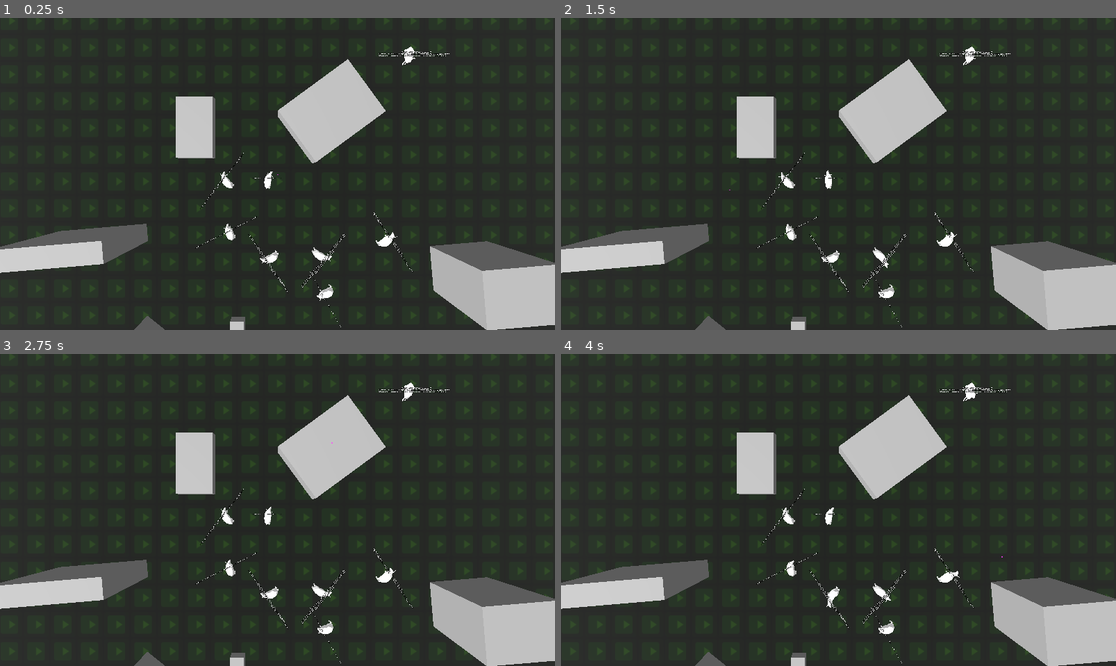
Above: before the commit, frames 1-4 (two rows, left to right).
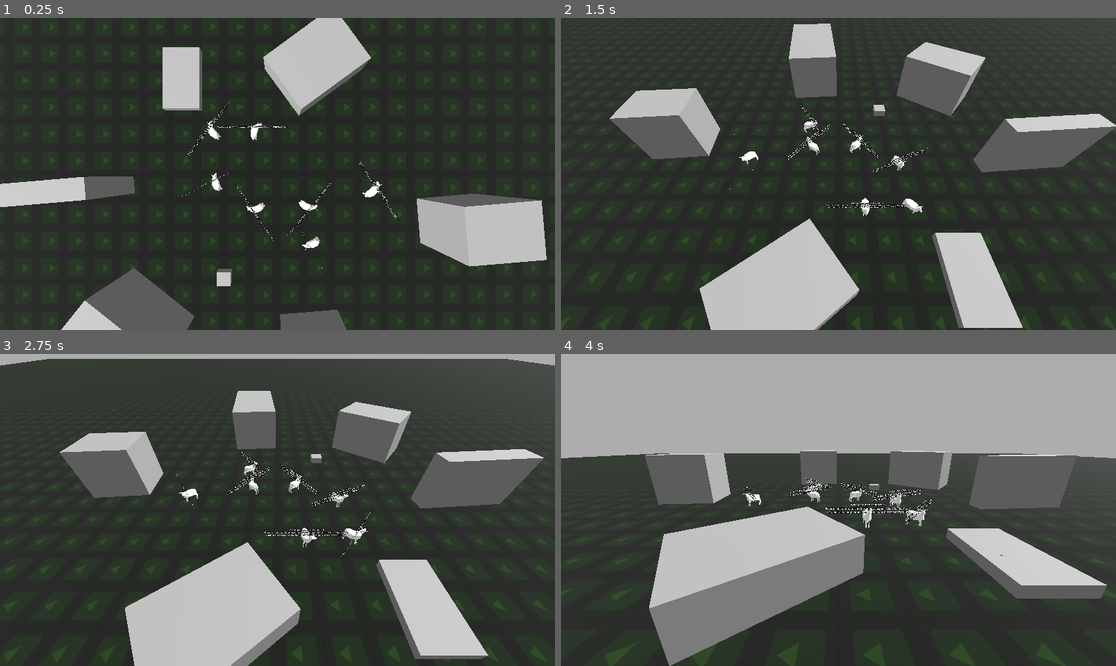
Above: after the commit, the same moments.

Repository: StudioZonnevang/Herda
Game: Godot game, scene res://Environments/debug_scene.tscn
Two runs of this game, one before a commit and one after it. Both use one fixed random seed, a clock stepped at 60 frames per second and the inputs below. This scene is started directly instead of the project's main scene. The engine's default icon, where the game draws it, is replaced by a stand-in: a white triangle on a blue panel in a dark square.
Inputs (mouse positions are in pixels of both pictures, inside the frame that each line leads up to):
- Up to frame 1 (0.25 s): no input
- Up to frame 2 (1.5 s): move the mouse to (960, 158) at 0.52 s; hold W (walk forward) 0.53-1.28 s; click (960, 158) at 0.6 s; move the mouse to (727, 189) at 1.27 s; hold S (walk backwards) from 1.28 s (still down); click (727, 189) at 1.35 s
- Up to frame 3 (2.75 s): move the mouse to (333, 441) at 2.02 s; release S (walk backwards) at 2.03 s; hold W (walk forward) from 2.03 s (still down); click (333, 441) at 2.1 s
- Up to frame 4 (4 s): move the mouse to (810, 572) at 2.77 s; click (810, 572) at 2.85 s; move the mouse to (1005, 556) at 3.52 s; release W (walk forward) at 3.53 s; hold S (walk backwards) from 3.53 s (still down); click (1005, 556) at 3.6 s

The runs differ from the first frame. In frame 1, 31% of the frame differs, in the area x 0-100%, y 0-100%; in frame 2, 35%; in frame 3, 40%; in frame 4, 64%.

Commit message:
debug camera draaien

Diff:
--- a/herda-godot/Code/Scripts/rays_schieten.gd
+++ b/herda-godot/Code/Scripts/rays_schieten.gd
@@ -5,11 +5,15 @@
 
 # Called when the node enters the scene tree for the first time.
 func _ready() -> void:
-	pass # Replace with function body.
-
+		look_at(Vector3.ZERO)
 
 # Called every frame. 'delta' is the elapsed time since the previous frame.
 func _process(_delta: float) -> void:
+	var motion = Input.get_axis("walk backwards", "walk forward")
+	if motion != 0:
+		position = position.rotated(Vector3.BACK, motion*0.02)
+		look_at(Vector3.ZERO)
+
 	var space = get_world_3d().direct_space_state
 	var target_coordinates = project_ray_normal(get_viewport().get_mouse_position())
 	var hit = space.intersect_ray(
--- a/herda-godot/Environments/debug_scene.tscn
+++ b/herda-godot/Environments/debug_scene.tscn
@@ -64,7 +64,7 @@
 cam = NodePath("../../Camera3D")
 
 [node name="Camera3D" type="Camera3D" parent="." unique_id=1317603994 node_paths=PackedStringArray("debug_sphere")]
-transform = Transform3D(-4.371139e-08, -1, 0, -4.371139e-08, 1.9106855e-15, 1, -1, 4.371139e-08, -4.371139e-08, -3.5584922, 15.189713, 0.98564625)
+transform = Transform3D(-4.371139e-08, -1, 0, -4.371139e-08, 1.9106855e-15, 1, -1, 4.371139e-08, -4.371139e-08, 0, 15.19, 0)
 script = ExtResource("2_rbvbe")
 debug_sphere = NodePath("../Debug_sphere")
 
